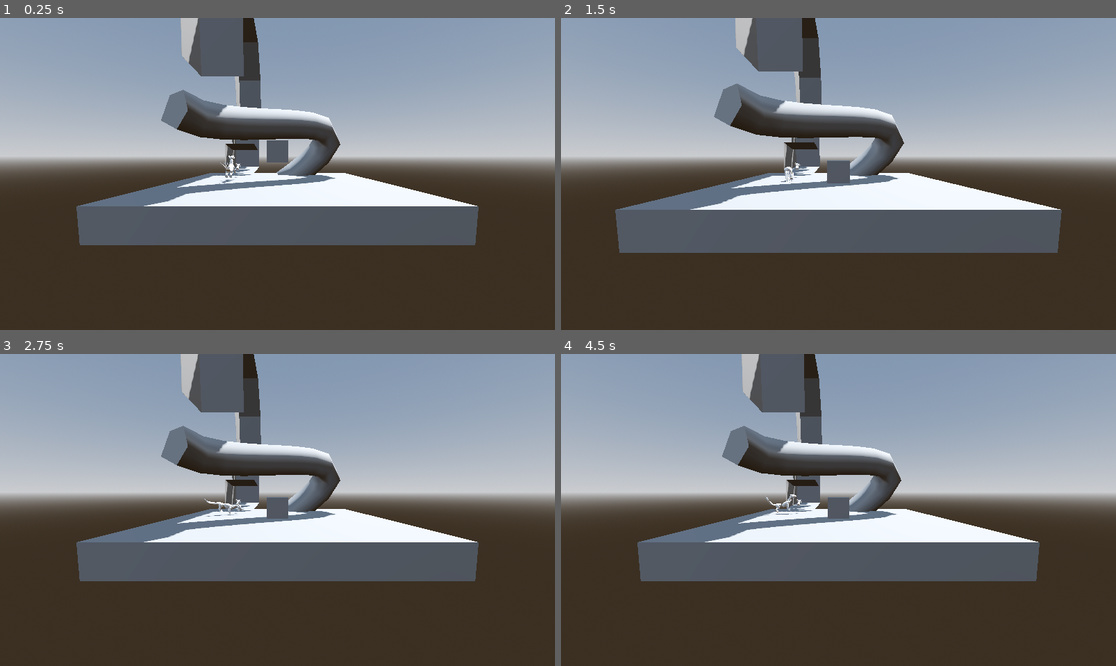
Above: before the commit, frames 1-4 (two rows, left to right).
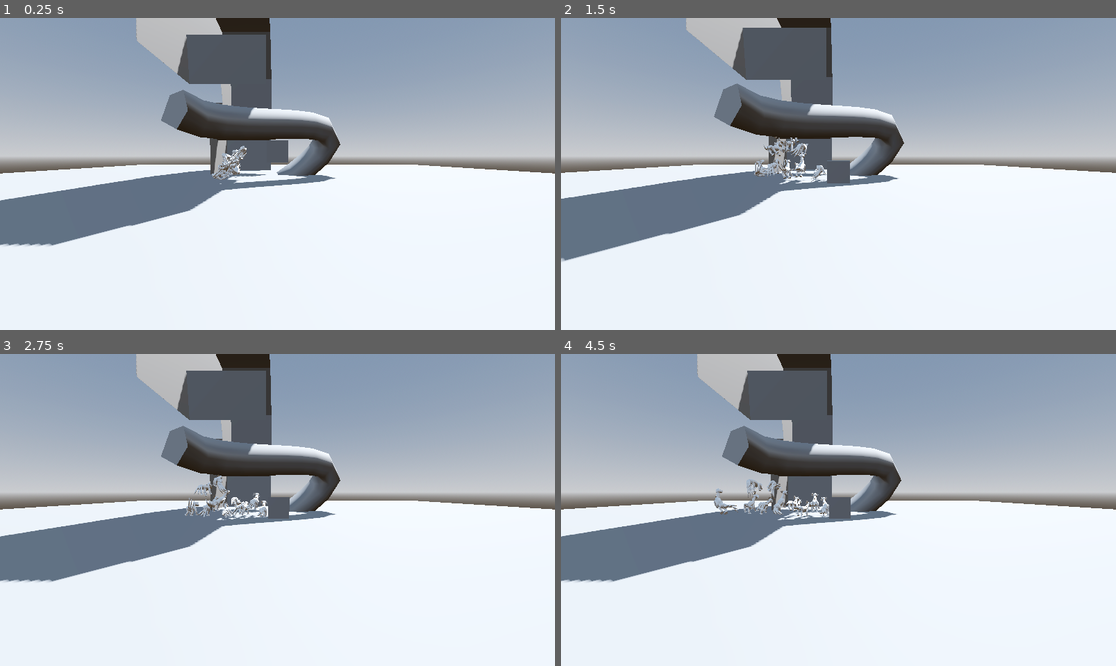
Above: after the commit, the same moments.

Repository: CE-Studio/floppingfluffs
Game: Godot game, scene res://node_3d.tscn
Two runs of this game, one before a commit and one after it. Both use one fixed random seed, a clock stepped at 60 frames per second and the inputs below.
Inputs (mouse positions are in pixels of both pictures, inside the frame that each line leads up to):
- Up to frame 1 (0.25 s): no input
- Up to frame 2 (1.5 s): move the mouse to (960, 158) at 0.52 s; click (960, 158) at 0.6 s; move the mouse to (727, 189) at 1.27 s; tap Mouse wheel up (zoom_in) at 1.35 s; click (727, 189) at 1.42 s
- Up to frame 3 (2.75 s): move the mouse to (333, 441) at 2.02 s; tap Mouse wheel down (zoom_out) at 2.1 s; click (333, 441) at 2.17 s
- Up to frame 4 (4.5 s): move the mouse to (810, 572) at 2.77 s; click (810, 572) at 2.85 s; move the mouse to (1005, 556) at 3.52 s; tap Mouse wheel up (zoom_in) at 3.6 s; click (1005, 556) at 3.67 s; move the mouse to (672, 463) at 4.27 s; tap Mouse wheel down (zoom_out) at 4.35 s; click (672, 463) at 4.42 s

The runs differ from the first frame. In frame 1, 51% of the frame differs, in the area x 0-100%, y 0-100%; in frame 2, 51%; in frame 3, 52%; in frame 4, 52%.

Commit message:
ITS ALIVE

Diff:
--- a/node_3d.tscn
+++ b/node_3d.tscn
@@ -38,7 +38,7 @@
 [node name="CSGBox3D" type="CSGBox3D" parent="."]
 use_collision = true
 collision_layer = 5
-size = Vector3(10, 1, 10)
+size = Vector3(40, 1, 40)
 
 [node name="PlayerCamera" parent="." instance=ExtResource("1_a202f")]
 transform = Transform3D(1, 0, 0, 0, 1, 0, 0, 0, 1, 0, 0.867835, 0)
@@ -70,5 +70,32 @@
 [node name="Kerf" parent="." instance=ExtResource("4_r3fl7")]
 transform = Transform3D(1, 0, 0, 0, 1, 0, 0, 0, 1, -2.41023, 1.34883, -0.338776)
 
+[node name="Kerf2" parent="." instance=ExtResource("4_r3fl7")]
+transform = Transform3D(1, 0, 0, 0, 1, 0, 0, 0, 1, -2.41023, 1.34883, -0.338776)
+
+[node name="Kerf3" parent="." instance=ExtResource("4_r3fl7")]
+transform = Transform3D(1, 0, 0, 0, 1, 0, 0, 0, 1, -2.41023, 1.34883, -0.338776)
+
+[node name="Kerf4" parent="." instance=ExtResource("4_r3fl7")]
+transform = Transform3D(1, 0, 0, 0, 1, 0, 0, 0, 1, -2.41023, 1.34883, -0.338776)
+
+[node name="Kerf5" parent="." instance=ExtResource("4_r3fl7")]
+transform = Transform3D(1, 0, 0, 0, 1, 0, 0, 0, 1, -2.41023, 1.34883, -0.338776)
+
+[node name="Kerf6" parent="." instance=ExtResource("4_r3fl7")]
+transform = Transform3D(1, 0, 0, 0, 1, 0, 0, 0, 1, -2.41023, 1.34883, -0.338776)
+
+[node name="Kerf7" parent="." instance=ExtResource("4_r3fl7")]
+transform = Transform3D(1, 0, 0, 0, 1, 0, 0, 0, 1, -2.41023, 1.34883, -0.338776)
+
+[node name="Kerf8" parent="." instance=ExtResource("4_r3fl7")]
+transform = Transform3D(1, 0, 0, 0, 1, 0, 0, 0, 1, -2.41023, 1.34883, -0.338776)
+
+[node name="Kerf9" parent="." instance=ExtResource("4_r3fl7")]
+transform = Transform3D(1, 0, 0, 0, 1, 0, 0, 0, 1, -2.41023, 1.34883, -0.338776)
+
+[node name="Kerf10" parent="." instance=ExtResource("4_r3fl7")]
+transform = Transform3D(1, 0, 0, 0, 1, 0, 0, 0, 1, -2.41023, 1.34883, -0.338776)
+
 [node name="kerfhead" parent="." instance=ExtResource("5_jka67")]
 transform = Transform3D(1, 0, 0, 0, 1, 0, 0, 0, 1, -2.35376, 1.0304, -1.91595)
--- a/parts/kerf.tscn
+++ b/parts/kerf.tscn
@@ -1,26 +1,16 @@
-[gd_scene load_steps=9 format=3 uid="uid://y7pjq5topdi8"]
+[gd_scene load_steps=6 format=3 uid="uid://y7pjq5topdi8"]
 
 [ext_resource type="Script" uid="uid://dr5qpgp623vtn" path="res://parts/kerfzel.gd" id="1_j8y7j"]
 [ext_resource type="PackedScene" uid="uid://ta0q78l0u8yn" path="res://models/kerfbody.tscn" id="2_yvu7o"]
 [ext_resource type="PackedScene" uid="uid://bgsmpeum0ua8l" path="res://models/kerfpelvis.tscn" id="3_yvu7o"]
 [ext_resource type="Script" uid="uid://dlh823jfvksyx" path="res://parts/ray_cast_3d.gd" id="4_gf8oa"]
 
-[sub_resource type="CapsuleShape3D" id="CapsuleShape3D_yvu7o"]
-radius = 0.155644
-height = 0.724674
-
-[sub_resource type="PhysicsMaterial" id="PhysicsMaterial_yvu7o"]
-rough = true
-
 [sub_resource type="CapsuleShape3D" id="CapsuleShape3D_gf8oa"]
-radius = 0.113835
-height = 0.437217
-
-[sub_resource type="CapsuleShape3D" id="CapsuleShape3D_f4x5c"]
-radius = 0.0623731
-height = 0.437217
+radius = 0.3
 
 [node name="Kerf" type="RigidBody3D"]
+collision_layer = 3
+angular_damp = 0.3
 script = ExtResource("1_j8y7j")
 
 [node name="kerfbody" parent="." instance=ExtResource("2_yvu7o")]
@@ -36,199 +26,15 @@
 transform = Transform3D(1, -4.12393e-18, 4.44051e-16, 4.44051e-16, 0.0185725, -0.999827, -4.12393e-18, 0.999827, 0.0185725, 0, 0.00162143, 0)
 
 [node name="CollisionShape3D" type="CollisionShape3D" parent="."]
-transform = Transform3D(1, 0, 0, 0, -4.37114e-08, 1, 0, -1, -4.37114e-08, 0, 0.00291263, -0.0972004)
-shape = SubResource("CapsuleShape3D_yvu7o")
-
-[node name="HingeJoint3D" type="Generic6DOFJoint3D" parent="."]
-transform = Transform3D(1, 0, 0, 0, 1, 0, 0, 0, 1, 0, 0.0771844, -0.479126)
-node_a = NodePath("..")
-node_b = NodePath("neck")
-linear_limit_x/enabled = false
-linear_limit_y/enabled = false
-linear_limit_z/enabled = false
-linear_spring_x/enabled = true
-linear_spring_x/stiffness = 50.0
-linear_spring_x/damping = 2.0
-linear_spring_y/enabled = true
-linear_spring_y/stiffness = 50.0
-linear_spring_y/damping = 2.0
-linear_spring_z/enabled = true
-linear_spring_z/stiffness = 50.0
-linear_spring_z/damping = 2.0
-angular_limit_x/enabled = false
-angular_limit_y/enabled = false
-angular_limit_z/enabled = false
-angular_spring_x/enabled = true
-angular_spring_x/stiffness = 8.0
-angular_spring_x/damping = 3.0
-angular_spring_y/enabled = true
-angular_spring_y/stiffness = 8.0
-angular_spring_y/damping = 3.0
-angular_spring_z/enabled = true
-angular_spring_z/stiffness = 8.0
-angular_spring_z/damping = 3.0
-
-[node name="neck" type="RigidBody3D" parent="HingeJoint3D"]
-mass = 0.1
-physics_material_override = SubResource("PhysicsMaterial_yvu7o")
-
-[node name="CollisionShape3D" type="CollisionShape3D" parent="HingeJoint3D/neck"]
-transform = Transform3D(1, 0, 0, 0, 0.773652, 0.63361, 0, -0.63361, 0.773652, 0, 0.121109, -0.0986355)
+transform = Transform3D(1, 0, 0, 0, -4.37114e-08, -1, 0, 1, -4.37114e-08, 0, 0.00291263, -0.0972004)
 shape = SubResource("CapsuleShape3D_gf8oa")
 
-[node name="HingeJoint3D3" type="Generic6DOFJoint3D" parent="."]
-transform = Transform3D(1, 0, 0, 0, 1, 0, 0, 0, 1, -0.126539, -0.000953227, -0.283782)
-node_a = NodePath("..")
-node_b = NodePath("arml")
-linear_limit_x/enabled = false
-linear_limit_y/enabled = false
-linear_limit_z/enabled = false
-linear_spring_x/enabled = true
-linear_spring_x/stiffness = 50.0
-linear_spring_x/damping = 2.0
-linear_spring_y/enabled = true
-linear_spring_y/stiffness = 50.0
-linear_spring_y/damping = 2.0
-linear_spring_z/enabled = true
-linear_spring_z/stiffness = 50.0
-linear_spring_z/damping = 2.0
-angular_limit_x/enabled = false
-angular_limit_y/enabled = false
-angular_limit_z/enabled = false
-angular_spring_x/enabled = true
-angular_spring_x/stiffness = 8.0
-angular_spring_x/damping = 3.0
-angular_spring_y/enabled = true
-angular_spring_y/stiffness = 8.0
-angular_spring_y/damping = 3.0
-angular_spring_z/enabled = true
-angular_spring_z/stiffness = 8.0
-angular_spring_z/damping = 3.0
-
-[node name="arml" type="RigidBody3D" parent="HingeJoint3D3"]
-mass = 0.1
-physics_material_override = SubResource("PhysicsMaterial_yvu7o")
-
-[node name="CollisionShape3D" type="CollisionShape3D" parent="HingeJoint3D3/arml"]
-transform = Transform3D(0.965926, -0.258267, 0.016896, -0.258819, -0.963865, 0.0630567, 0, -0.0652811, -0.997867, 0, -0.164263, -0.0238951)
-shape = SubResource("CapsuleShape3D_f4x5c")
-
-[node name="HingeJoint3D4" type="Generic6DOFJoint3D" parent="."]
-transform = Transform3D(1, 0, 0, 0, 1, 0, 0, 0, 1, 0.127, -0.001, -0.284)
-node_a = NodePath("..")
-node_b = NodePath("armr")
-linear_limit_x/enabled = false
-linear_limit_y/enabled = false
-linear_limit_z/enabled = false
-linear_spring_x/enabled = true
-linear_spring_x/stiffness = 50.0
-linear_spring_x/damping = 2.0
-linear_spring_y/enabled = true
-linear_spring_y/stiffness = 50.0
-linear_spring_y/damping = 2.0
-linear_spring_z/enabled = true
-linear_spring_z/stiffness = 50.0
-linear_spring_z/damping = 2.0
-angular_limit_x/enabled = false
-angular_limit_y/enabled = false
-angular_limit_z/enabled = false
-angular_spring_x/enabled = true
-angular_spring_x/stiffness = 8.0
-angular_spring_x/damping = 3.0
-angular_spring_y/enabled = true
-angular_spring_y/stiffness = 8.0
-angular_spring_y/damping = 3.0
-angular_spring_z/enabled = true
-angular_spring_z/stiffness = 8.0
-angular_spring_z/damping = 3.0
-
-[node name="armr" type="RigidBody3D" parent="HingeJoint3D4"]
-mass = 0.1
-physics_material_override = SubResource("PhysicsMaterial_yvu7o")
-
-[node name="CollisionShape3D" type="CollisionShape3D" parent="HingeJoint3D4/armr"]
-transform = Transform3D(0.965926, 0.258267, -0.016896, 0.258819, -0.963865, 0.0630567, 0, -0.0652811, -0.997867, 0, -0.164263, -0.0238951)
-shape = SubResource("CapsuleShape3D_f4x5c")
-
-[node name="HingeJoint3D5" type="Generic6DOFJoint3D" parent="."]
-transform = Transform3D(1, 0, 0, 0, 1, 0, 0, 0, 1, -0.126539, -0.000953227, 0.210794)
-node_a = NodePath("..")
-node_b = NodePath("legl")
-linear_limit_x/enabled = false
-linear_limit_y/enabled = false
-linear_limit_z/enabled = false
-linear_spring_x/enabled = true
-linear_spring_x/stiffness = 50.0
-linear_spring_x/damping = 2.0
-linear_spring_y/enabled = true
-linear_spring_y/stiffness = 50.0
-linear_spring_y/damping = 2.0
-linear_spring_z/enabled = true
-linear_spring_z/stiffness = 50.0
-linear_spring_z/damping = 2.0
-angular_limit_x/enabled = false
-angular_limit_y/enabled = false
-angular_limit_z/enabled = false
-angular_spring_x/enabled = true
-angular_spring_x/stiffness = 8.0
-angular_spring_x/damping = 3.0
-angular_spring_y/enabled = true
-angular_spring_y/stiffness = 8.0
-angular_spring_y/damping = 3.0
-angular_spring_z/enabled = true
-angular_spring_z/stiffness = 8.0
-angular_spring_z/damping = 3.0
-
-[node name="legl" type="RigidBody3D" parent="HingeJoint3D5"]
-mass = 0.1
-physics_material_override = SubResource("PhysicsMaterial_yvu7o")
-
-[node name="CollisionShape3D" type="CollisionShape3D" parent="HingeJoint3D5/legl"]
-transform = Transform3D(0.965926, -0.258267, 0.016896, -0.255589, -0.962117, -0.0948975, 0.0407648, 0.0873455, -0.995344, 0, -0.164246, -0.0239002)
-shape = SubResource("CapsuleShape3D_f4x5c")
-
-[node name="HingeJoint3D6" type="Generic6DOFJoint3D" parent="."]
-transform = Transform3D(1, 0, 0, 0, 1, 0, 0, 0, 1, 0.127, -0.001, 0.210575)
-node_a = NodePath("..")
-node_b = NodePath("legr")
-linear_limit_x/enabled = false
-linear_limit_y/enabled = false
-linear_limit_z/enabled = false
-linear_spring_x/enabled = true
-linear_spring_x/stiffness = 50.0
-linear_spring_x/damping = 2.0
-linear_spring_y/enabled = true
-linear_spring_y/stiffness = 50.0
-linear_spring_y/damping = 2.0
-linear_spring_z/enabled = true
-linear_spring_z/stiffness = 50.0
-linear_spring_z/damping = 2.0
-angular_limit_x/enabled = false
-angular_limit_y/enabled = false
-angular_limit_z/enabled = false
-angular_spring_x/enabled = true
-angular_spring_x/stiffness = 8.0
-angular_spring_x/damping = 3.0
-angular_spring_y/enabled = true
-angular_spring_y/stiffness = 8.0
-angular_spring_y/damping = 3.0
-angular_spring_z/enabled = true
-angular_spring_z/stiffness = 8.0
-angular_spring_z/damping = 3.0
-
-[node name="legr" type="RigidBody3D" parent="HingeJoint3D6"]
-mass = 0.1
-physics_material_override = SubResource("PhysicsMaterial_yvu7o")
-
-[node name="CollisionShape3D" type="CollisionShape3D" parent="HingeJoint3D6/legr"]
-transform = Transform3D(0.965926, 0.258267, -0.016896, 0.255589, -0.962117, -0.0948975, -0.0407648, 0.0873455, -0.995344, 0, -0.16428, -0.0238901)
-shape = SubResource("CapsuleShape3D_f4x5c")
-
 [node name="RayCast3D" type="RayCast3D" parent="."]
-top_level = true
-target_position = Vector3(0, -0.5, 0)
-collision_mask = 4
+enabled = false
+target_position = Vector3(0, -0.7, 0)
+collision_mask = 5
 script = ExtResource("4_gf8oa")
+power = 10.0
 
 [editable path="kerfbody"]
 [editable path="kerfpelvis"]
--- a/parts/ray_cast_3d.gd
+++ b/parts/ray_cast_3d.gd
@@ -3,8 +3,29 @@
 
 @onready var kerf: Kerfzel = $".."
 
+@export var power: float = 5
+
+
+var upright_strength = 1.0
+var offset: Vector3
+
+func _ready() -> void:
+	DebugMenu.Register("damp", func(): return kerf.angular_damp)
+
 
 func _physics_process(delta: float) -> void:
-	position = kerf.global_position
+	global_rotation = Vector3.ZERO
+
+	force_raycast_update()
+
 	if is_colliding():
-		kerf.apply_central_force(Vector3.UP * 20)
+
+		kerf.apply_central_force(Vector3.UP * power * randf_range(.5, 2.0))
+		var up_direction = kerf.global_transform.basis.y.normalized()
+		var torque_axis = up_direction.cross(Vector3.UP)
+		var angle_difference = up_direction.angle_to(Vector3.UP)
+
+		#Apply torque scaled by the angle and upright strength
+		var corrective_torque = torque_axis.normalized() * angle_difference * upright_strength
+		kerf.apply_torque(corrective_torque)
+			#Tune this value to control how fast the body corrects its orientation
--- a/pipe.tscn
+++ b/pipe.tscn
@@ -37,7 +37,7 @@
 [node name="CSGPolygon3D" type="CSGPolygon3D" parent="Path3D"]
 use_collision = true
 flip_faces = true
-polygon = PackedVector2Array(-1, -1, -1, 1, 1, 1, 1, -1)
+polygon = PackedVector2Array(-2, -2, -2, 2, 2, 2, 2, -2)
 mode = 2
 path_node = NodePath("..")
 path_interval_type = 1
@@ -51,4 +51,4 @@
 path_joined = false
 
 [node name="EntrancePlacer" type="PathFollow3D" parent="Path3D"]
-transform = Transform3D(1, 0, 0, 0, 0.999764, 0.0214234, 0, -0.0214234, 0.999764, 0, -0.357943, -0.185164)
+transform = Transform3D(1, 0, 0, 0, 0.999763, 0.0214234, 0, -0.0214234, 0.999763, 0, -0.357943, -0.185164)
